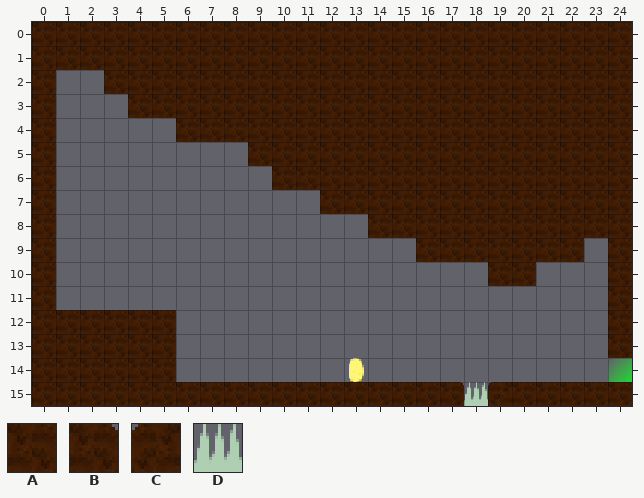
One commit to this Tiled map: src/maps/map1.tmx. That is the earlier state.
Cells are 16x16 px. Shown: x 0..24, y 0..15.
Key: from "tileground": A 0, B 9, C 9 flipped left-right, D 17.
_ is an empty cell.
Layers that did not change in this view are not listed.
Layer "collideGround" before, first column x 0:
 0 AAAAAAAAAAAAAAAAAAAAAAAAA
 1 AAAAAAAAAAAAAAAAAAAAAAAAA
 2 A__AAAAAAAAAAAAAAAAAAAAAA
 3 A___AAAAAAAAAAAAAAAAAAAAA
 4 A_____AAAAAAAAAAAAAAAAAAA
 5 A________AAAAAAAAAAAAAAAA
 6 A_________AAAAAAAAAAAAAAA
 7 A___________AAAAAAAAAAAAA
 8 A_____________AAAAAAAAAAA
 9 A_______________AAAAAAA_A
10 A__________________AA___A
11 A_______________________A
12 AAAAAA__________________A
13 AAAAAA__________________A
14 AAAAAA___________________
15 AAAAAAAAAAAAAAAAABDCAAAAA
The result:
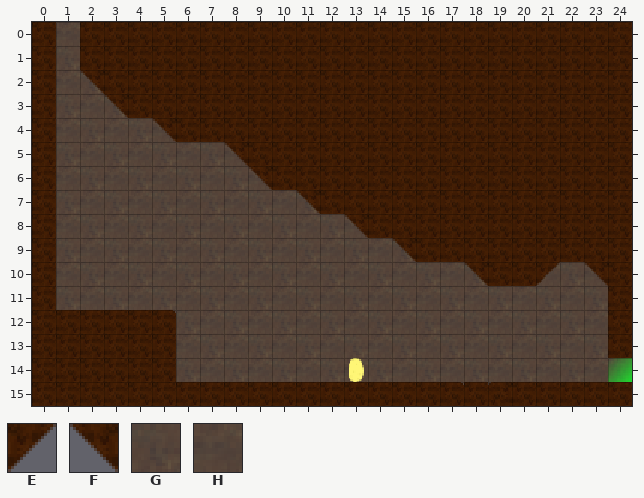
Further tiles: from "tileground": E 10, F 10 flipped left-right, G 20, H 21.
See-through tiles are keyed as they look on the map.
Difference:
layer "back" opacity 100% -> 50%
Layer "back":
y 0: x 1 _ -> H
y 1: x 1 _ -> G
y 2: x 1..2 __ -> HG
y 3: x 1..3 ___ -> GHG
y 4: x 1..5 _____ -> HGHGH
y 5: x 1..8 ________ -> GHGHGHGH
y 6: x 1..9 _________ -> HGHGHGHGH
y 7: x 1..11 ___________ -> GHGHGHGHGHG
y 8: x 1..13 _____________ -> HGHGHGHGHGHGH
y 9: x 1..15 _______________ -> GHGHGHGHGHGHGHG
y 10: x 1..18 __________________ -> HGHGHGHGHGHGHGHGHG; x 21..23 ___ -> HGH
y 11: x 1..23 _______________________ -> GHGHGHGHGHGHGHGHGHGHGHG
y 12: x 6..23 __________________ -> GHGHGHGHGHGHGHGHGH
y 13: x 6..23 __________________ -> HGHGHGHGHGHGHGHGHG
y 14: x 6..24 ___________________ -> GHGHGHGHGHGHGHGHGHG
Layer "collideGround":
y 0..1: x 1 A -> _
y 2: x 2 _ -> F
y 3: x 3 _ -> F
y 4: x 5 _ -> F
y 5: x 8 _ -> F
y 6: x 9 _ -> F
y 7: x 11 _ -> F
y 8: x 13 _ -> F
y 9: x 15 _ -> F; x 23 _ -> A
y 10: x 18 _ -> F; x 21 _ -> E; x 23 _ -> F
y 15: x 18 D -> A
